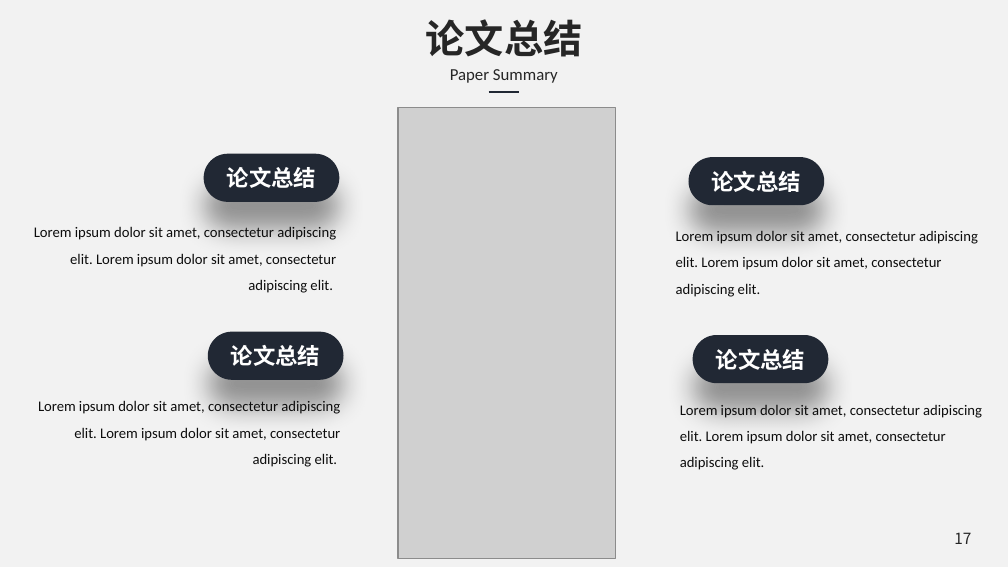
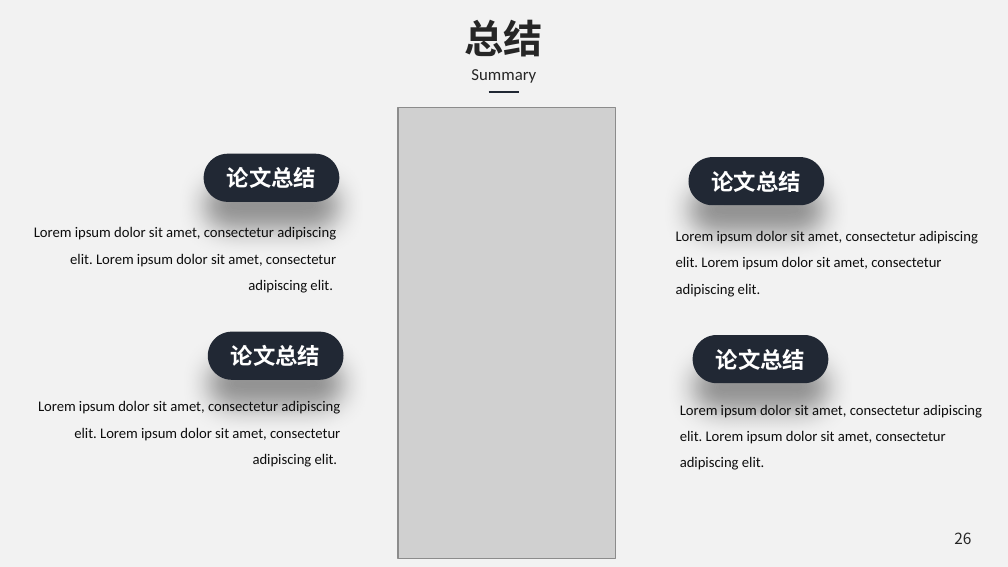
Before and after one commit to chenshuaihua/Graduate, a slide deck: slide 26 of 毕设文件/陈帅华-2016014016-自实1601-中期答辩.pptx (slide 17 before the commit). Drawn at 1008x567 pixels with LibreOffice and Linux fonts; fonts in the diff are those of the drawing; grey boxes stand for pictures; background and template pictures are left out. Boxes give left, top, right and bottom in pixels: in the first picture for what was removed or moved away, otherwise in the second. Text is boxed around its words. In the diff, an @@ line names an element or a change of style, - is before the commit and + after.

```diff
--- a/毕设文件/陈帅华-2016014016-自实1601-中期答辩.pptx
+++ b/毕设文件/陈帅华-2016014016-自实1601-中期答辩.pptx
@@ text at (465,19,543,57): text changed @@
-论文总结
+总结
@@ text at (471,69,536,83): text changed @@
-Paper Summary
+Summary
@@ page number at (954,532,971,544): text changed @@
-17
+26
```
Also in this commit, not shown: 6 other slides changed, 14 slides added, 5 slides removed, 1 other file.
